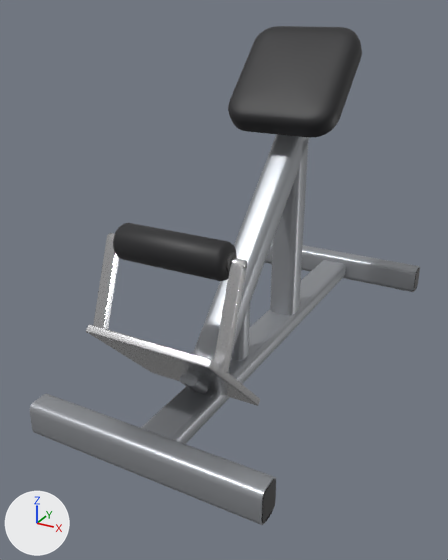
Before and after pictures for a commit that changed the Blender file echipamente/blend/hyperextension_45.blend.
The view is the same before and after, from a 50 mm lens placed at (0.747, -1.78, 1.027), pointed at (-0.077, -0.282, 0.278). Lighting does not change. The marker at lower left points along +X, +Y and +Z. The first picture is the older version.

Names of what the first picture shows: 'hyperextension_45__foot_adjust__powder', 'hyperextension_45__foot_adjust__steel', 'hyperextension_45__foot_adjust__vinyl', 'hyperextension_45__plastic', 'hyperextension_45__powder', 'hyperextension_45__rubber', 'hyperextension_45__vinyl' and 1 more.
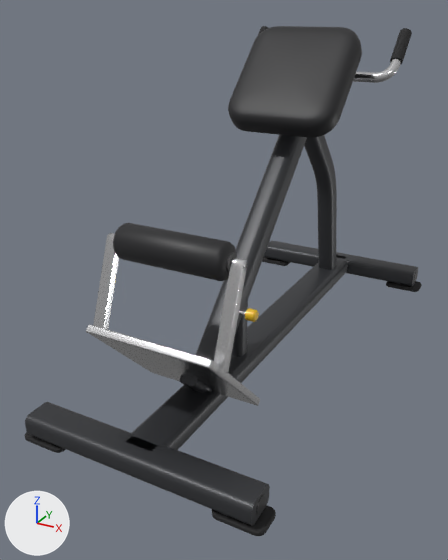
Boxes (x1, y1, x2, y2) around the edits, measured in the pictures (448 x 560 px; the box of a moved part takes in the faces that stretch with it):
'hyperextension_45__powder', recoloured, reshaped
    before: (30, 134, 420, 525)
    after: (25, 135, 418, 526)
'hyperextension_45__rubber', reshaped (mostly hidden before)
    before: (266, 263, 417, 521)
    after: (25, 26, 422, 536)
'hyperextension_45__plastic', reshaped (mostly hidden)
    before: (262, 267, 420, 524)
    after: (256, 271, 417, 514)
'hyperextension_45__steel', added
    after: (239, 58, 401, 315)
'hyperextension_45__foot_adjust__powder', recoloured (grey to dark grey)
    both: (180, 377, 207, 393)
'hyperextension_45__accent', added
    after: (245, 308, 259, 322)
part 1 of me_hyperextension_45__plastic, added
    after: (256, 495, 265, 514)
part 2 of me_hyperextension_45__plastic, deleted (mostly hidden)
    before: (262, 267, 420, 524)
part 3 of me_hyperextension_45__powder, moved or reshaped
    before: (231, 304, 250, 360)
    after: (196, 135, 307, 392)
part 4 of me_hyperextension_45__powder, rebuilt (8% wider, 6% taller)
    before: (141, 260, 346, 444)
    after: (126, 256, 347, 452)
part 5 of me_hyperextension_45__powder, rebuilt
    before: (30, 394, 276, 525)
    after: (25, 402, 270, 526)
part 6 of me_hyperextension_45__powder, rebuilt (12% shorter)
    before: (265, 241, 420, 292)
    after: (264, 241, 418, 286)
part 7 of me_hyperextension_45__powder, added
    after: (304, 135, 337, 270)
part 8 of me_hyperextension_45__powder, added
    after: (231, 301, 248, 357)
part 9 of me_hyperextension_45__powder, deleted
    before: (270, 139, 308, 315)
part 10 of me_hyperextension_45__powder, deleted
    before: (193, 134, 310, 361)
part 11 of me_hyperextension_45__rubber, rebuilt (not visible before)
    after: (262, 257, 291, 266)
part 12 of me_hyperextension_45__rubber, rebuilt (not visible before)
    after: (386, 281, 422, 292)
part 13 of me_hyperextension_45__rubber, rebuilt (mostly hidden before)
    before: (266, 511, 272, 521)
    after: (212, 505, 276, 536)
part 14 of me_hyperextension_45__rubber, rebuilt (not visible before)
    after: (25, 432, 66, 453)
part 15 of me_hyperextension_45__rubber, added
    after: (390, 28, 412, 65)

The change, as a list of edits to the scene's bpy script:
```text
Change mat_powder:
    mat_powder.base_color: (0.36, 0.375, 0.4) -> (0.04, 0.042, 0.047)  # grey #a2a5aa -> dark grey #383a3d
Change me_hyperextension_45__plastic:
    remove me_hyperextension_45__plastic.from_pydata(...)  # 560 vertices, 326 faces; spans x -0.332..0.332, y -0.853..0.583, z 0.004..0.922
    add me_hyperextension_45__plastic.from_pydata(...)  # 416 vertices, 258 faces; spans x -0.322..0.322, y -0.862..0.592, z 0.028..0.922
    me_hyperextension_45__plastic part 1: a new loose piece, a 12-sided cut cone along x (radius 0.0216 at the low end, 0.0204 at the high end) spanning x 0.319..0.322, y -0.8616..-0.8184, z 0.0284..0.0716, in mat_plastic (black #29292b)
    me_hyperextension_45__plastic part 2: 10 loose pieces with 400 vertices, spanning x -0.332..0.332, y -0.853..0.583, z 0.004..0.657, are deleted
    other edits to the shape of me_hyperextension_45__plastic do not show in these pictures
Change me_hyperextension_45__powder:
    remove me_hyperextension_45__powder.from_pydata(...)  # 280 vertices, 154 faces; spans x -0.33..0.33, y -0.857..0.587, z 0.0..0.883
    add me_hyperextension_45__powder.from_pydata(...)  # 460 vertices, 334 faces; spans x -0.32..0.32, y -0.885..0.615, z 0.02..0.881
    me_hyperextension_45__powder part 3: the loose piece of 40 vertices spanning x -0.031..0.031, y -0.368..-0.307, z 0.06..0.301 is multiplied about its middle by the matrix ((1.131, 0.0, 0.0), (0.0, -0.938, 3.206), (0.0, 0.94, 3.202)), then moved by (0.0, 0.164, 0.286)
    me_hyperextension_45__powder part 4: the loose piece of 40 vertices spanning x -0.053..0.053, y -0.82..0.55, z 0.01..0.071 is rebuilt with 40 vertices and now spans x -0.055..0.055, y -0.84..0.57, z 0.02..0.08
    me_hyperextension_45__powder part 5: the loose piece of 40 vertices spanning x -0.33..0.33, y -0.857..-0.783, z 0.0..0.096 is rebuilt with 40 vertices and now spans x -0.32..0.32, y -0.885..-0.795, z 0.02..0.08
    me_hyperextension_45__powder part 6: the loose piece of 40 vertices spanning x -0.33..0.33, y 0.513..0.587, z 0.0..0.096 is rebuilt with 40 vertices and now spans x -0.32..0.32, y 0.525..0.615, z 0.02..0.08
    me_hyperextension_45__powder part 7: a new loose piece of 220 vertices spanning x -0.03..0.03, y 0.075..0.474, z 0.063..0.754, in mat_powder (dark grey #383a3d)
    me_hyperextension_45__powder part 8: a new loose piece of 40 vertices spanning x -0.025..0.025, y -0.362..-0.312, z 0.07..0.3, in mat_powder (dark grey #383a3d)
    me_hyperextension_45__powder part 9: the loose piece of 40 vertices spanning x -0.043..0.043, y -0.026..0.059, z 0.06..0.655 is deleted
    me_hyperextension_45__powder part 10: 40 vertices removed from x -0.043..0.043, y -0.579..0.245, z 0.059..0.883
    other edits to the shape of me_hyperextension_45__powder do not show in these pictures
Change me_hyperextension_45__rubber:
    remove me_hyperextension_45__rubber.from_pydata(...)  # 320 vertices, 248 faces; spans x -0.332..0.332, y -0.845..0.575, z 0.0..0.012
    add me_hyperextension_45__rubber.from_pydata(...)  # 376 vertices, 280 faces; spans x -0.345..0.345, y -0.882..0.613, z 0.0..0.968
    me_hyperextension_45__rubber part 11: the loose piece of 80 vertices spanning x -0.332..-0.248, y 0.525..0.575, z 0.0..0.012 is rebuilt with 80 vertices and now spans x -0.345..-0.215, y 0.527..0.613, z 0.0..0.014
    me_hyperextension_45__rubber part 12: the loose piece of 80 vertices spanning x 0.248..0.332, y 0.525..0.575, z 0.0..0.012 is rebuilt with 80 vertices and now spans x 0.215..0.345, y 0.527..0.613, z 0.0..0.014
    me_hyperextension_45__rubber part 13: the loose piece of 80 vertices spanning x 0.248..0.332, y -0.845..-0.795, z 0.0..0.012 is rebuilt with 80 vertices and now spans x 0.215..0.345, y -0.882..-0.798, z 0.0..0.014
    me_hyperextension_45__rubber part 14: the loose piece of 80 vertices spanning x -0.332..-0.248, y -0.845..-0.795, z 0.0..0.012 is rebuilt with 80 vertices and now spans x -0.345..-0.215, y -0.882..-0.798, z 0.0..0.014
    me_hyperextension_45__rubber part 15: a new loose piece of 28 vertices spanning x 0.221..0.259, y 0.222..0.328, z 0.862..0.968, in mat_rubber (black #1f1f21)
    other edits to the shape of me_hyperextension_45__rubber do not show in these pictures
Add ob_hyperextension_45__accent:
    ob_hyperextension_45__accent = bpy.data.objects.new('hyperextension_45__accent', me_hyperextension_45_accent)  # 64 vertices, 50 faces; spans x 0.06..0.091, y -0.417..-0.383, z 0.233..0.267; in mat_accent (yellow #edbf27)
    ob_hyperextension_45__accent.location = (0.0, 0.0, 0.0)
Add ob_hyperextension_45__steel:
    ob_hyperextension_45__steel = bpy.data.objects.new('hyperextension_45__steel', me_hyperextension_45_steel)  # 328 vertices, 296 faces; spans x -0.255..0.255, y -0.406..0.321, z 0.244..0.961; in mat_steel (light grey #ddddde)
    ob_hyperextension_45__steel.location = (0.0, 0.0, 0.0)
```
